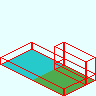
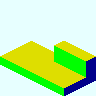
Layered file, before and after one edit (96px x 96px). Changes by layer:
added layer "Base" in group "S" over [0, 41, 96, 96]
